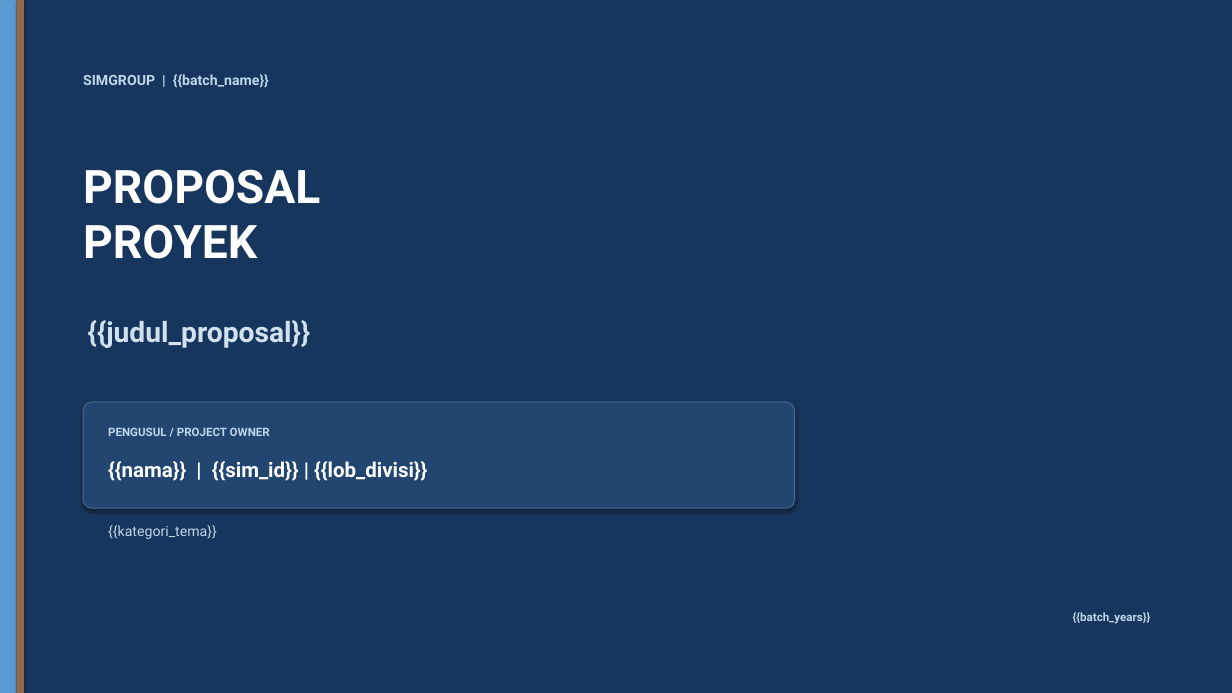
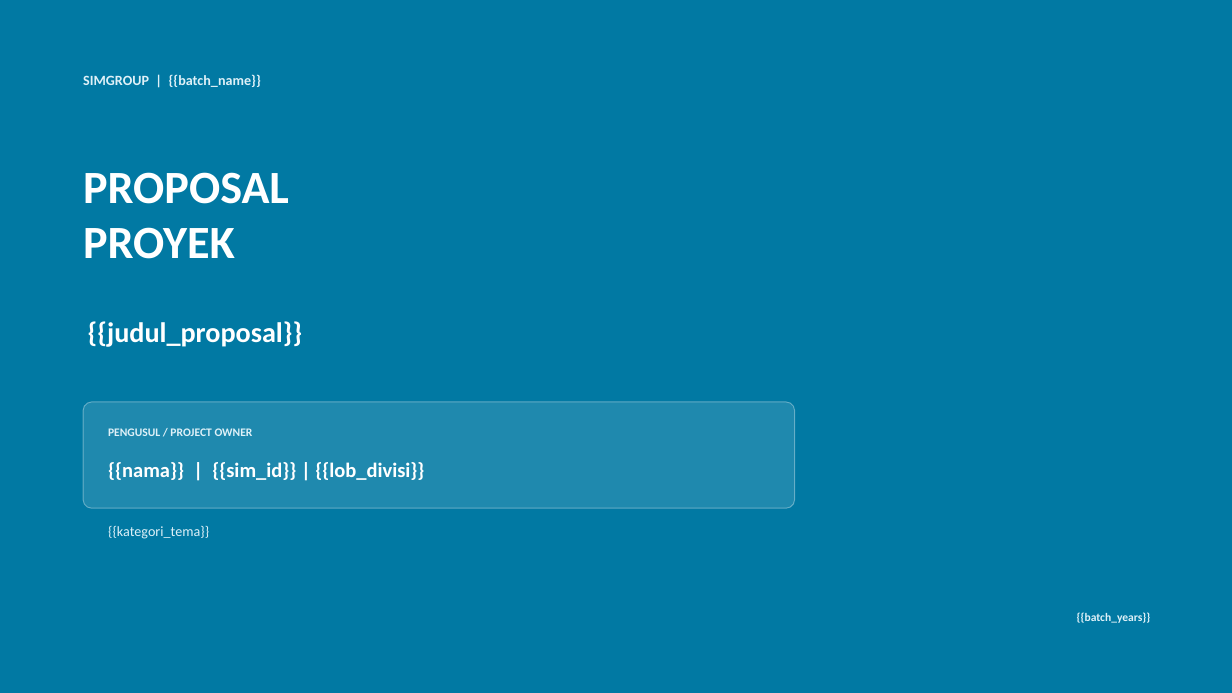
Before and after one commit to muhammad-febriansyah/portal-qcc, a slide deck: slide 1 of resources/templates/proposal-presentation.pptx. Drawn at 1232x693 pixels with LibreOffice and Linux fonts; fonts in the diff are those of the drawing. Boxes give left, top, right and bottom in pixels: in the first picture for what was removed or moved away, otherwise in the second. Text is boxed around its words. In the diff, an @@ line names an element or a change of style, - is before the commit and + after.

Commit message:
feat: redesign the proposal deck so no text is ever cut
The deck now uses the portal's primary colour, white cards with a thin
border and no shadow on a #F7F8FD background, and Calibri instead of Aptos,
which many office PCs lack. Body text is one size throughout.

Proposal sections are laid out as cards flowing over two columns; a card
that does not fit continues in the next column or on the next slide with
"(LANJUTAN)" after its label, so long text is never truncated. The
schedule is generated as a gantt table that fits the slide width and,
when deliverables make it too tall, continues on the next slide with its
header repeated. The template is reduced to the cover, a content frame,
the approval slide and the closing slide.

```diff
--- a/resources/templates/proposal-presentation.pptx
+++ b/resources/templates/proposal-presentation.pptx
@@ rectangle at (0, 0, 1232, 693): fill #17365D to #0179A3; shadow off @@
@@ rectangle removed at (0, 0, 17, 693) @@
@@ rectangle removed at (17, 0, 24, 693) @@
@@ text "PROPOSAL PROYEK" at (83, 172, 289, 259): font Roboto to Calibri @@
@@ text "{{judul_proposal}}" at (88, 321, 303, 347): font Roboto to Calibri, text colour #D2E1EE to #FFFFFF @@
@@ rounded rectangle at (83, 402, 795, 508): fill #22466F to #FFFFFF at 12% opacity; outline #46698E 0.75 pt to #FFFFFF 0.75 pt; shadow off @@
@@ text "{{nama}} | {{sim_id}} | {{lob_divisi}}" at (108, 462, 424, 480): font Roboto to Calibri @@
@@ font Roboto to Calibri, text colour #BED7EB to #DFF1F8 in 4 elements at (83, 74, 261, 87), (108, 428, 253, 436), (108, 526, 209, 539), (1077, 612, 1151, 623) @@
```
Also in this commit, not shown: 3 other slides changed, 3 slides removed, 4 other files.
